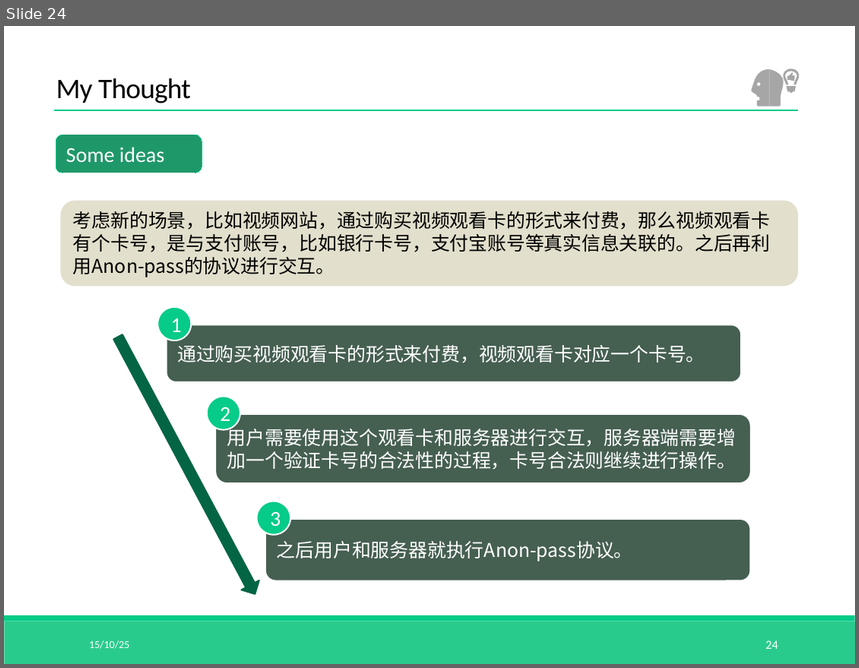
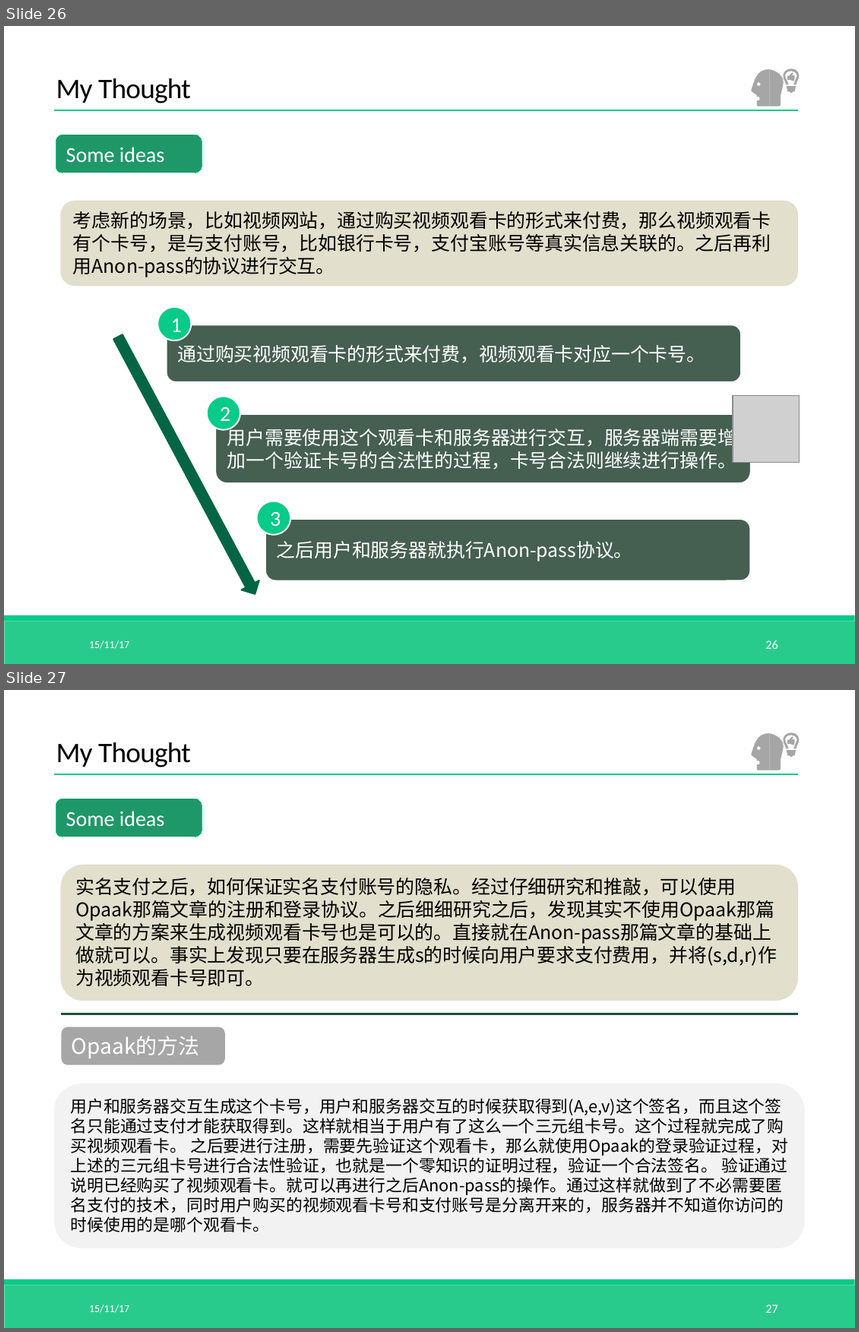
Before and after one commit to RedstoneCMX/PPTshow, a slide deck: Anon-pass.pptx. Shown one above the other, each under a label of ours: slide 24 before the commit, slides 26 and 27 after it. The pictures are 859x668 and 859x1332 pixels, drawn with LibreOffice and Linux fonts; fonts in the diff are those of the drawing; grey boxes stand for pictures. Boxes give left, top, right and bottom in pixels: in the first picture for what was removed or moved away, otherwise in the second. Text is boxed around its words. In the diff, an @@ line names an element or a change of style, - is before the commit and + after.

```diff
--- a/Anon-pass.pptx
+++ b/Anon-pass.pptx
@@ slide 27 added at (x1=4, y1=690, x2=855, y2=1328), background #FFFFFF; not listed: 2 template elements that a slide beside it also shows @@
@@ freeform shape added at (x1=750, y1=733, x2=769, y2=770), fill #A6A6A6 @@
@@ freeform shape added at (x1=770, y1=733, x2=785, y2=770), fill #A6A6A6 @@
@@ freeform shape added at (x1=783, y1=733, x2=800, y2=757), fill #A6A6A6 @@
@@ text added at (x1=56, y1=742, x2=191, y2=768), 24 pt, text #000000 @@
+My Thought
@@ line added from (54, 774) to (798, 774), #07CB88 1.5 pt @@
@@ bracket pair added at (x1=56, y1=799, x2=202, y2=837), fill #1F9869, outline #07CB88 0.75 pt, 18 pt, text #FFFFFF @@
+Some ideas
@@ rounded rectangle added at (x1=61, y1=865, x2=799, y2=1001), fill #E2DFCC, 16 pt, text #000000 @@
+实名支付之后，如何保证实名支付账号的隐私。经过仔细研究和推敲，可以使用Opaak那篇文章的注册和登录协议。之后细细研究之后，发现其实不使用Opaak那篇文章的方案来生成视频观看卡号也是可以的。直接就在Anon-pass那篇文章的基础上做就可以。事实上发现只要在服务器生成s的时候向用户要求支付费用，并将(s,d,r)作为视频观看卡号即可。
@@ line added from (61, 1015) to (798, 1015), #1C5438 2.25 pt @@
@@ bracket pair added at (x1=61, y1=1027, x2=224, y2=1065), fill #A6A6A6, 18 pt, text #FFFFFF @@
+Opaak的方法
@@ rounded rectangle added at (x1=54, y1=1084, x2=805, y2=1249), fill #F2F2F2, 14 pt, text #000000 @@
+用户和服务器交互生成这个卡号，用户和服务器交互的时候获取得到(A,e,v)这个签名，而且这个签名只能通过支付才能获取得到。这样就相当于用户有了这么一个三元组卡号。这个过程就完成了购买视频观看卡。 之后要进行注册，需要先验证这个观看卡，那么就使用Opaak的登录验证过程，对上述的三元组卡号进行合法性验证，也就是一个零知识的证明过程，验证一个合法签名。 验证通过说明已经购买了视频观看卡。就可以再进行之后Anon-pass的操作。通过这样就做到了不必需要匿名支付的技术，同时用户购买的视频观看卡号和支付账号是分离开来的，服务器并不知道你访问的时候使用的是哪个观看卡。
@@ text added at (x1=89, y1=1305, x2=129, y2=1313), 9 pt, text #FFFFFF @@
+15/11/17
@@ page number added at (x1=766, y1=1305, x2=778, y2=1313), 10.5 pt, text #FFFFFF @@
+27
@@ what was slide 24 is now slide 26 @@
@@ slide 26 changed as well @@
@@ picture added at (x1=733, y1=396, x2=799, y2=463) @@
@@ text at (x1=89, y1=641, x2=129, y2=649): text changed @@
-15/10/25
+15/11/17
@@ page number at (x1=766, y1=641, x2=778, y2=649): text changed @@
-24
+26
```
Also in this commit, not shown: 26 other slides changed, 10 other slides added.
